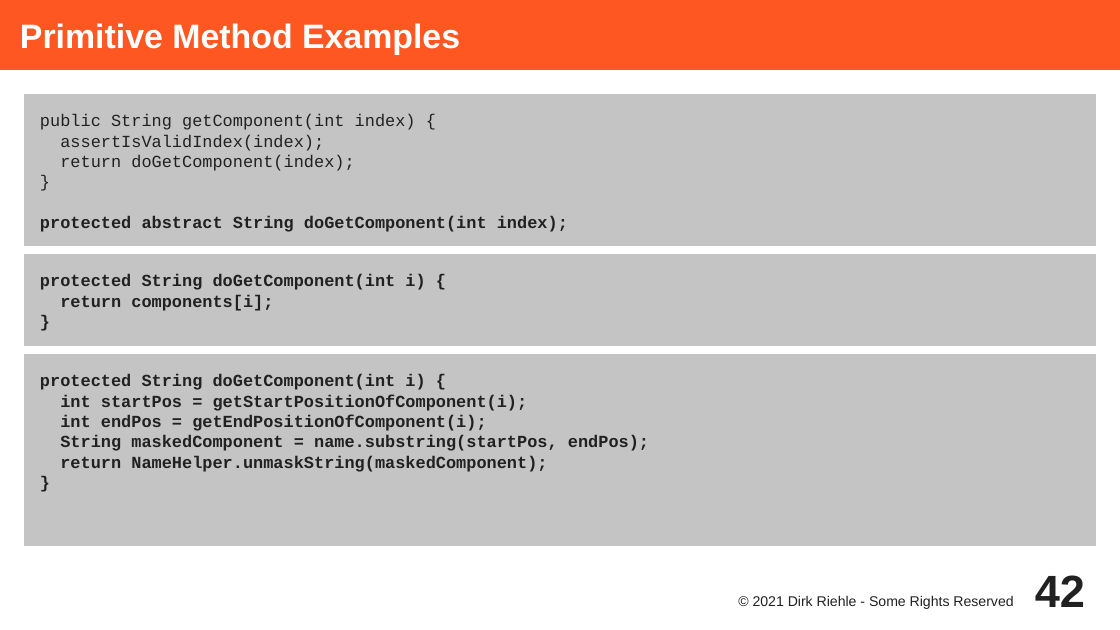
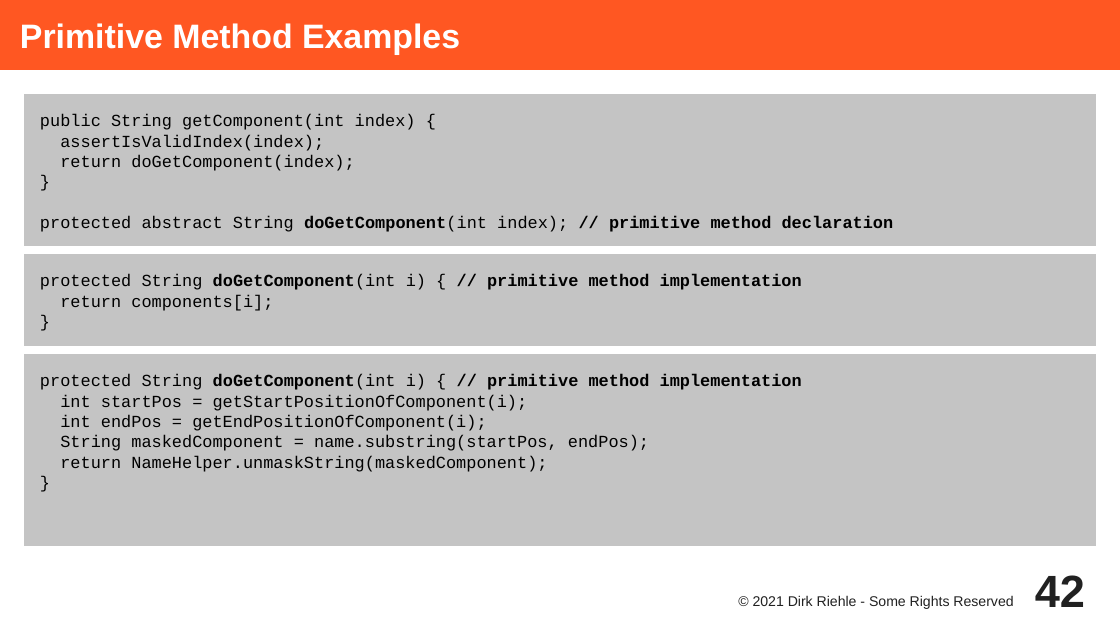
Before and after one commit to dirkriehle/adap-course, a slide deck: slide 42 of Lecture Slides/ADAP C01 - Method Types and Properties.odp. Drawn at 1120x630 pixels with LibreOffice and Linux fonts; fonts in the diff are those of the drawing. Boxes give left, top, right and bottom in pixels: in the first picture for what was removed or moved away, otherwise in the second. Text is boxed around its words. In the diff, an @@ line names an element or a change of style, - is before the commit and + after.

```diff
--- a/Lecture Slides/ADAP C01 - Method Types and Properties.odp
+++ b/Lecture Slides/ADAP C01 - Method Types and Properties.odp
@@ text at (40,114,416,171): text colour #212121 to #000000 in "public String getComponent(int index) {", "assertIsValidIndex(index);", "return doGetComponent(index);", "}" @@
@@ text at (40,215,894,232): text changed; text colour #212121 to #000000 @@
-protected abstract String doGetComponent(int index);
+protected abstract String doGetComponent(int index); // primitive method declaration
@@ text at (40,274,802,290): text changed; text colour #212121 to #000000 @@
-protected String doGetComponent(int i) {
+protected String doGetComponent(int i) { // primitive method implementation
@@ text at (60,294,273,311): text colour #212121 to #000000, bold off in "return components[i];", "}" @@
@@ text at (40,374,802,390): text changed; text colour #212121 to #000000 @@
-protected String doGetComponent(int i) {
+protected String doGetComponent(int i) { // primitive method implementation
@@ text at (60,394,649,472): text colour #212121 to #000000, bold off in "int startPos = getStartPositionOfComponent(i);", "int endPos = getEndPositionOfComponent(i);", "String maskedComponent = name.substring(startPos, endPos);", "return NameHelper.unmaskString(maskedComponent);" and 1 more places @@
```
Also in this commit, not shown: 15 other slides changed, 13 other files.
